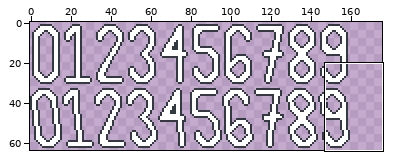
File history of a pixel-art file, Assets/Textures/NumberSprites2.ase. The picture above shows the old version from afar; the outline marks the close-up.
Close-up. The starting point:
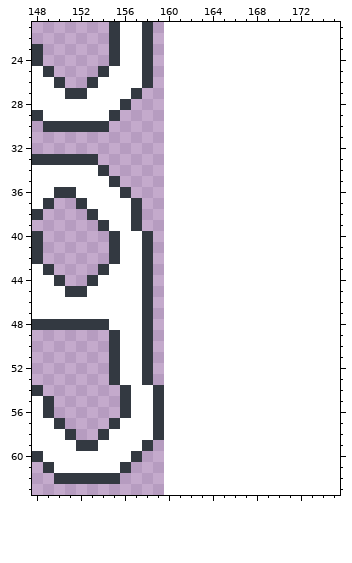
160x64 pixels, 1 frame. Shown: x 148..175, y 21..63. The old version is drawn lined up with the new one, on the new canvas.
After the commit:
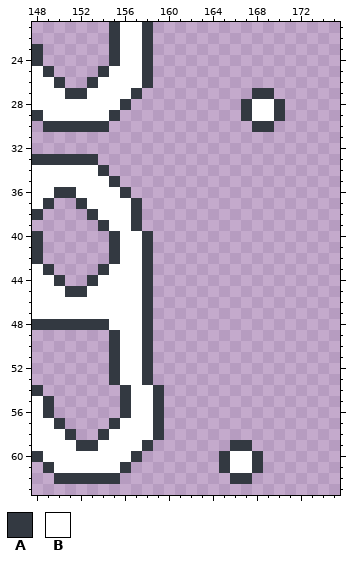
Palette (. is transparent): A #333941  B #ffffff
Change:
canvas 160x64 -> 176x64
y 27: x 168..169 .. -> AA
y 28..29: x 167..170 .... -> ABBA
y 30: x 168..169 .. -> AA
y 59: x 166..167 .. -> AA
y 60..61: x 165..168 .... -> ABBA
y 62: x 166..167 .. -> AA
Boxes around the changes in both close-ups, in picture pixels (x1, y1, x2, y2):
added: (241, 88, 285, 132)
added: (219, 440, 263, 484)
